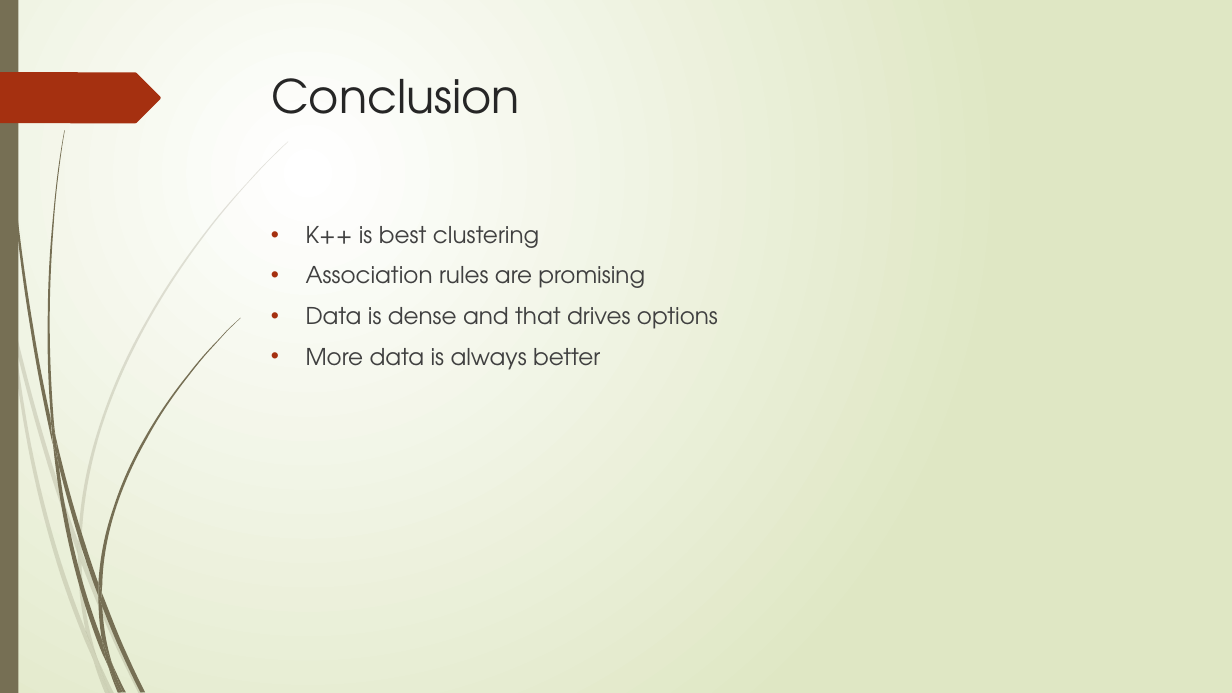
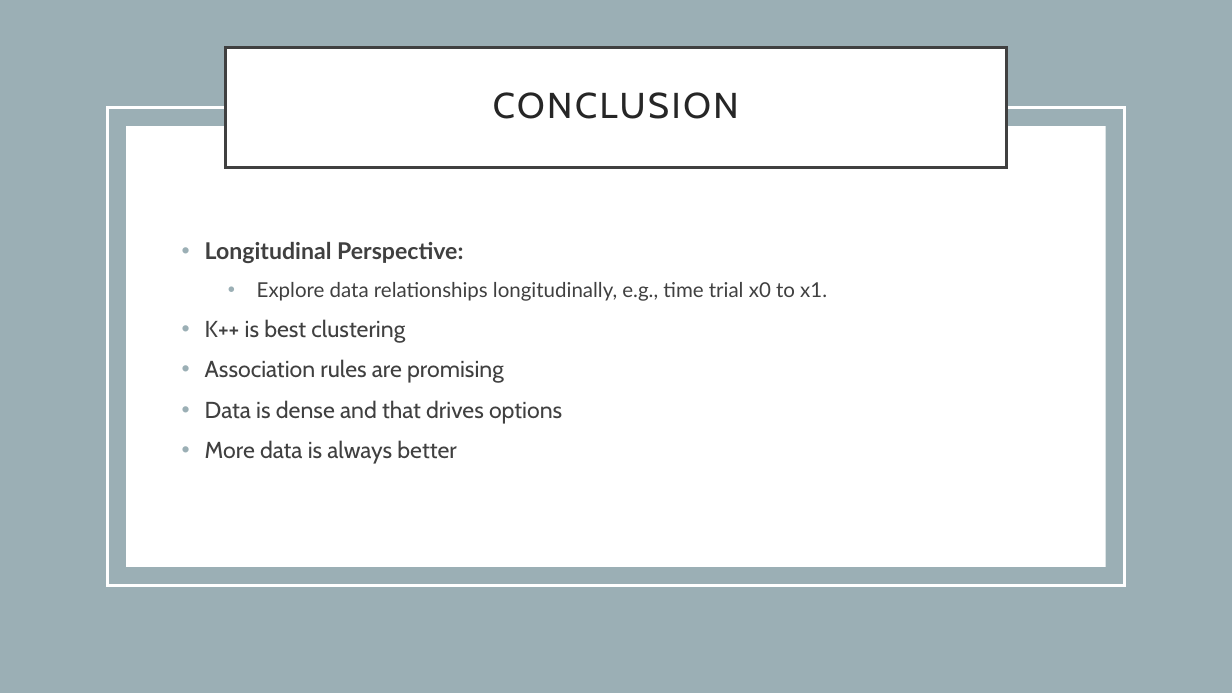
Before and after one commit to veeresh2001/Data-mining, a slide deck: slide 20 of Analysis of Telemonitoring Data Collected From Parkinsons.pptx (slide 12 before the commit). Drawn at 1232x693 pixels with LibreOffice and Linux fonts; fonts in the diff are those of the drawing. Boxes give left, top, right and bottom in pixels: in the first picture for what was removed or moved away, otherwise in the second. Text is boxed around its words. In the diff, an @@ line names an element or a change of style, - is before the commit and + after.

```diff
--- a/Analysis of Telemonitoring Data Collected From Parkinsons.pptx
+++ b/Analysis of Telemonitoring Data Collected From Parkinsons.pptx
@@ background gradient #FFFFFF to #DFE8C4 to #FFFFFF @@
@@ rectangle removed at <box>0,0,18,693</box> @@
@@ rectangle added at <box>0,0,1232,693</box>, fill #9BAFB5 @@
@@ title "CONCLUSION": place and size @@
-title "CONCLUSION" at <box>271,78,520,114</box>
+title "CONCLUSION" at <box>226,47,1006,167</box>
@@ title "CONCLUSION" at <box>226,47,1006,167</box>: vertical alignment top to middle; fill none to #FFFFFF; outline none to #404040 2.5 pt @@
@@ freeform shape removed at <box>0,72,161,123</box> @@
@@ rectangle added at <box>107,107,1125,586</box>, outline #FFFFFF 2.5 pt @@
@@ title at <box>493,92,739,119</box>: text changed; size 36 to 28 pt; font TeX Gyre Adventor to Cabin @@
-Conclusion
+CONCLUSION
@@ rectangle added at <box>127,126,1106,567</box>, fill #FFFFFF @@
@@ text "Longitudinal Perspective:": place and size @@
-text "Longitudinal Perspective:" at <box>306,226,718,370</box>
+text "Longitudinal Perspective:" at <box>205,242,827,464</box>
@@ text at <box>205,242,827,301</box>: paragraphs added @@
+• Longitudinal Perspective:
+  • Explore data relationships longitudinally, e.g., time trial x0 to x1.
@@ text at <box>205,319,562,464</box>: font TeX Gyre Adventor to Cabin in "K++ is best clustering", "Association rules are promising", "Data is dense and that drives options", "More data is always better"; indent changed; bullet colour #A53010 to #9BAFB5 @@
@@ group removed at <box>0,141,288,693</box>: 10 freeform shapes @@
@@ group removed at <box>3,0,240,693</box>: 12 freeform shapes @@
```
Also in this commit, not shown: 5 other slides changed, 16 slides added, 6 slides removed.
